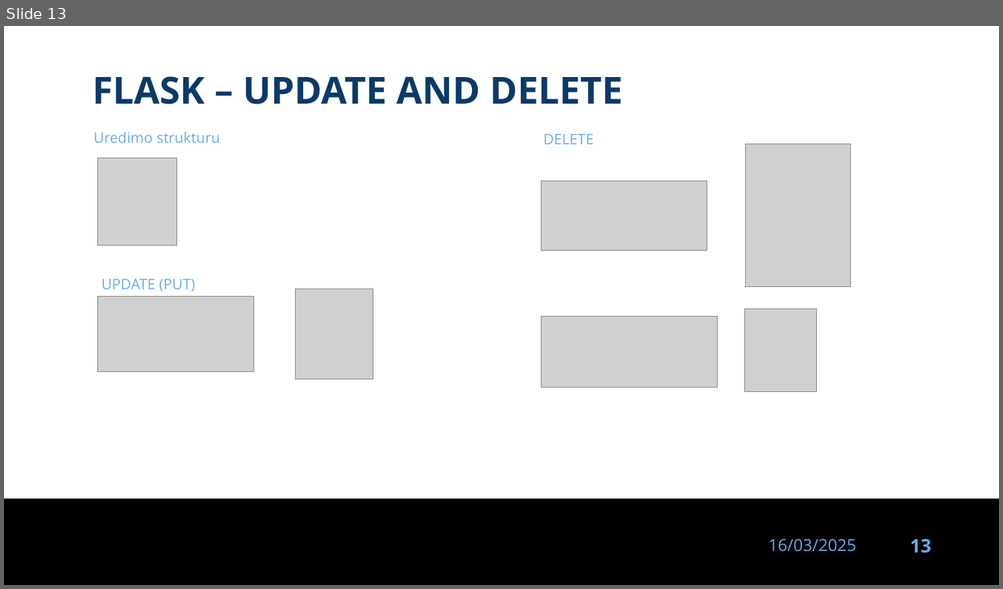
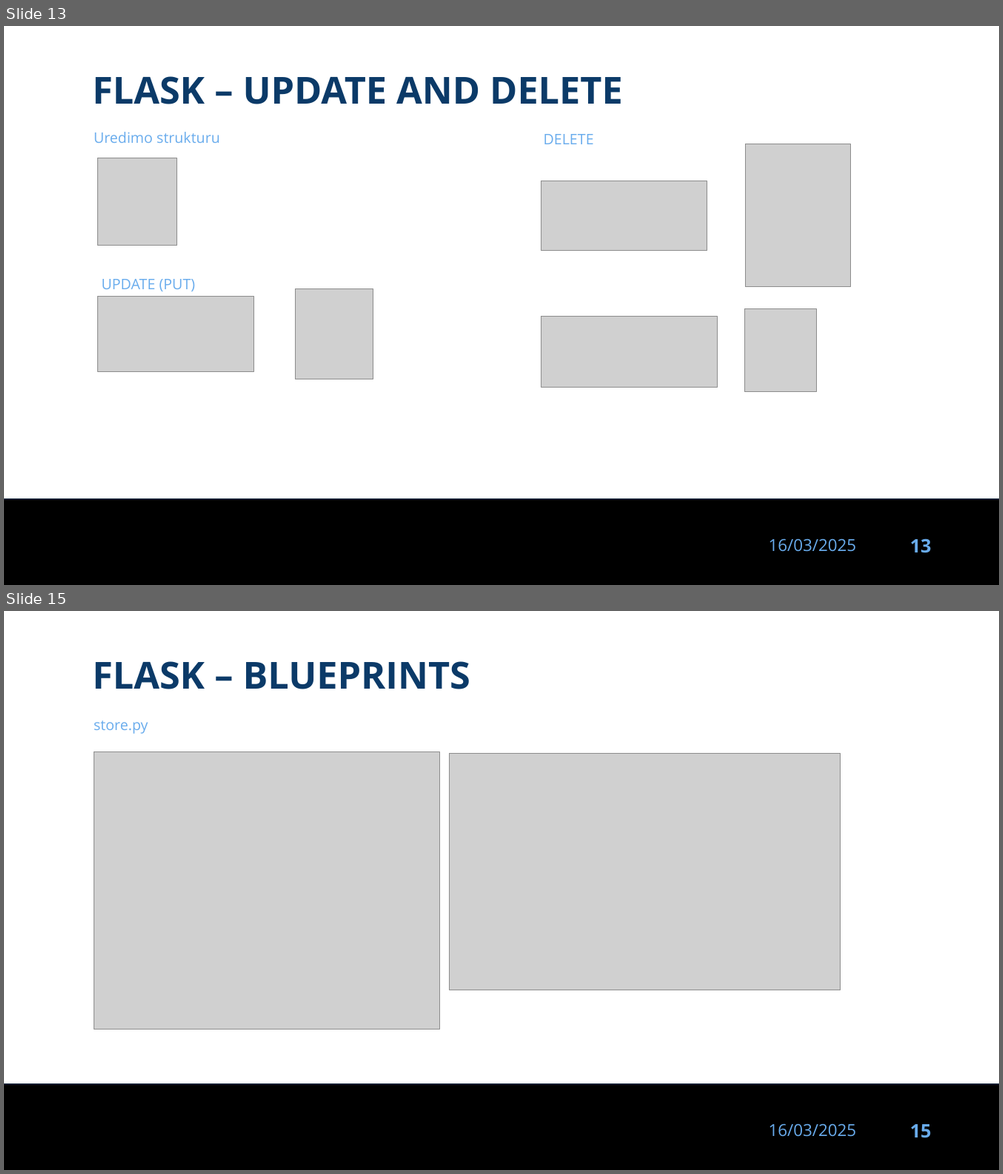
Before and after one commit to dinoDuvnjak/CTK, a slide deck: Bootcamp/flask/flask.pptx. Shown one above the other, each under a label of ours: slide 13 before the commit, slides 13 and 15 after it; the slides between them are not shown. The pictures are 1003x589 and 1003x1174 pixels, drawn with LibreOffice and Linux fonts; fonts in the diff are those of the drawing; grey boxes stand for pictures; background and template pictures are left out. Boxes give left, top, right and bottom in pixels: in the first picture for what was removed or moved away, otherwise in the second. Text is boxed around its words. In the diff, an @@ line names an element or a change of style, - is before the commit and + after.

Commit message:
flak blueprints

```diff
--- a/Bootcamp/flask/flask.pptx
+++ b/Bootcamp/flask/flask.pptx
@@ slide 15 added at (x1=4, y1=611, x2=999, y2=1170), background #FFFFFF; not listed: 3 template elements that a slide beside it also shows @@
@@ text added at (x1=92, y1=661, x2=470, y2=689), 36 pt, text #0B3A68, bold @@
+FLASK – BLUEPRINTS
@@ text added at (x1=94, y1=721, x2=148, y2=734), 14 pt, text #69ACED @@
+store.py
@@ picture added at (x1=94, y1=752, x2=440, y2=1030) @@
@@ picture added at (x1=449, y1=754, x2=840, y2=990) @@
```
Also in this commit, not shown: 3 other slides added, 2 other files.
